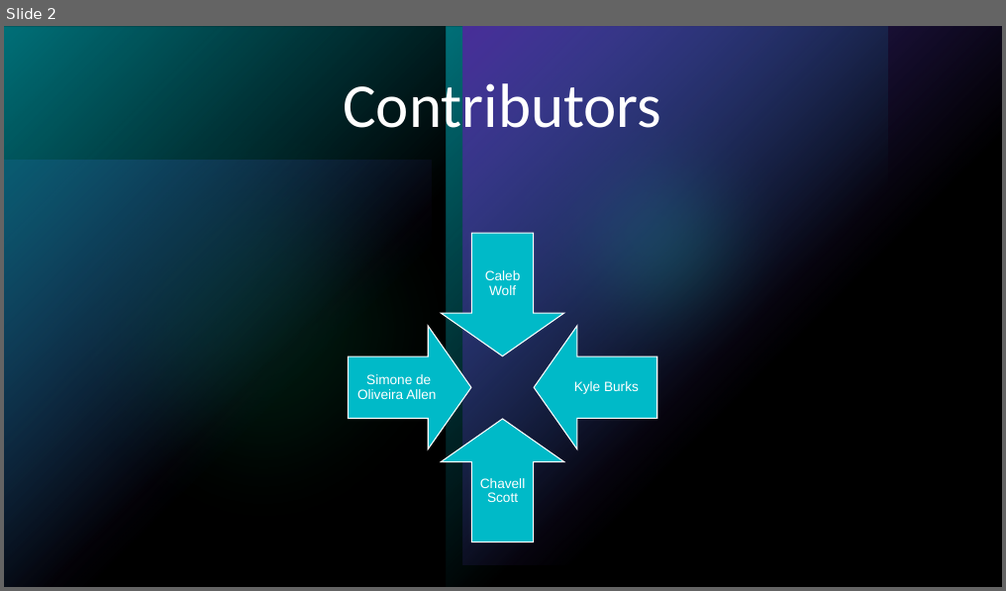
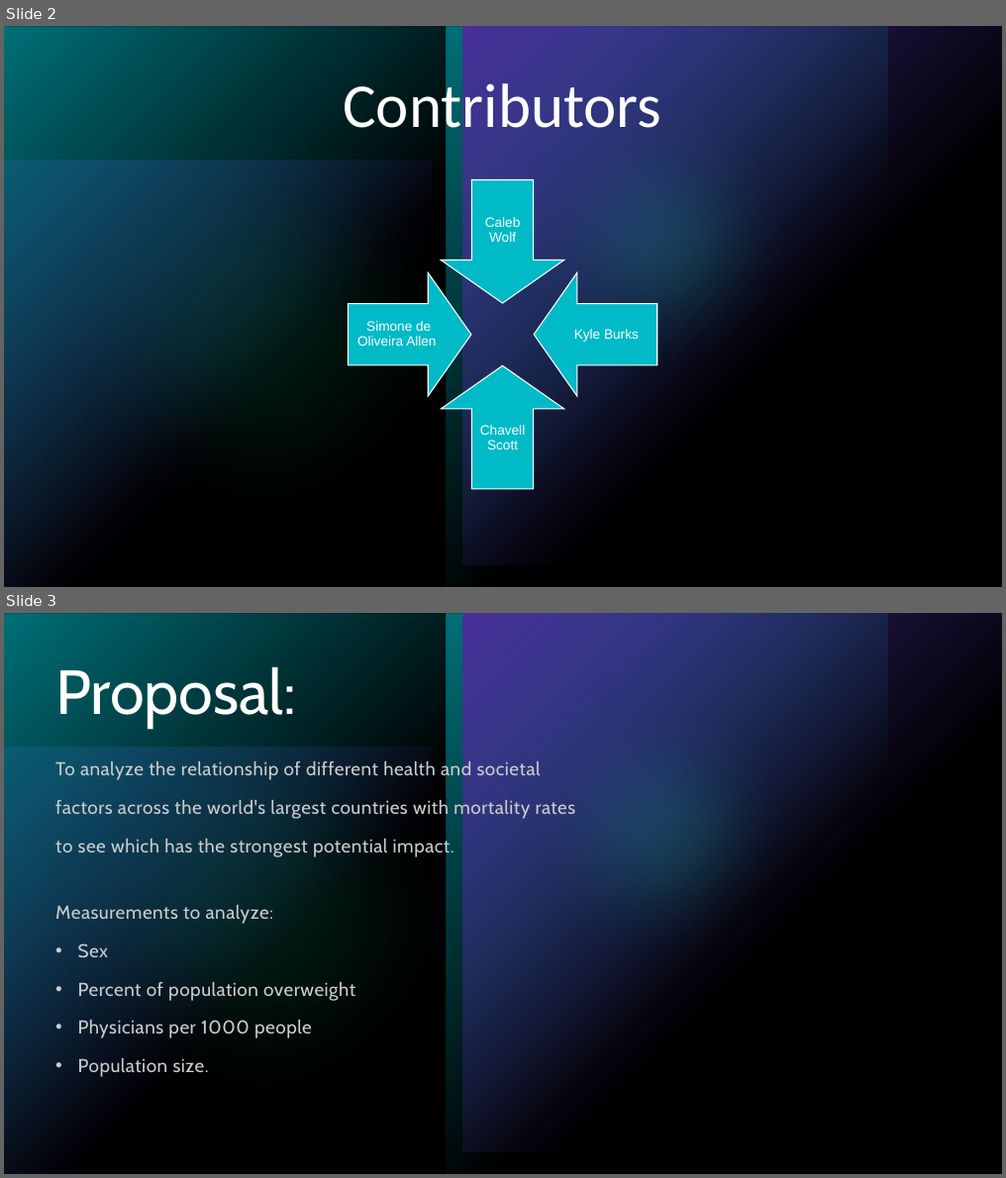
Before and after one commit to ralphy32/project_1, a slide deck: Project 1.pptx. Shown one above the other, each under a label of ours: slide 2 before the commit, slides 2 and 3 after it. The pictures are 1006x591 and 1006x1178 pixels, drawn with LibreOffice and Linux fonts; fonts in the diff are those of the drawing. Boxes give left, top, right and bottom in pixels: in the first picture for what was removed or moved away, otherwise in the second. Text is boxed around its words. In the diff, an @@ line names an element or a change of style, - is before the commit and + after.

```diff
--- a/Project 1.pptx
+++ b/Project 1.pptx
@@ slide 3 added at <box>4,613,1002,1174</box>, background #000000; not listed: 7 template elements that a slide beside it also shows @@
@@ title added at <box>55,666,296,729</box>, 60 pt, text #FFFFFF @@
+Proposal:
@@ text added at <box>55,760,576,1077</box>, 18 pt, text #CCCCCC @@
+To analyze the relationship of different health and societal
+factors across the world's largest countries with mortality rates
+to see which has the strongest potential impact.
+Measurements to analyze:
+• Sex
+• Percent of population overweight
+• Physicians per 1000 people
+• Population size.
@@ slide 2 changed as well @@
@@ 4 texts, 4 down arrows: place and size @@
-4 texts, 4 down arrows at <box>348,233,657,543</box>
+4 texts, 4 down arrows at <box>348,180,657,489</box>
```
Also in this commit, not shown: 11 other slides changed, 11 other slides added, 4 slides removed.
